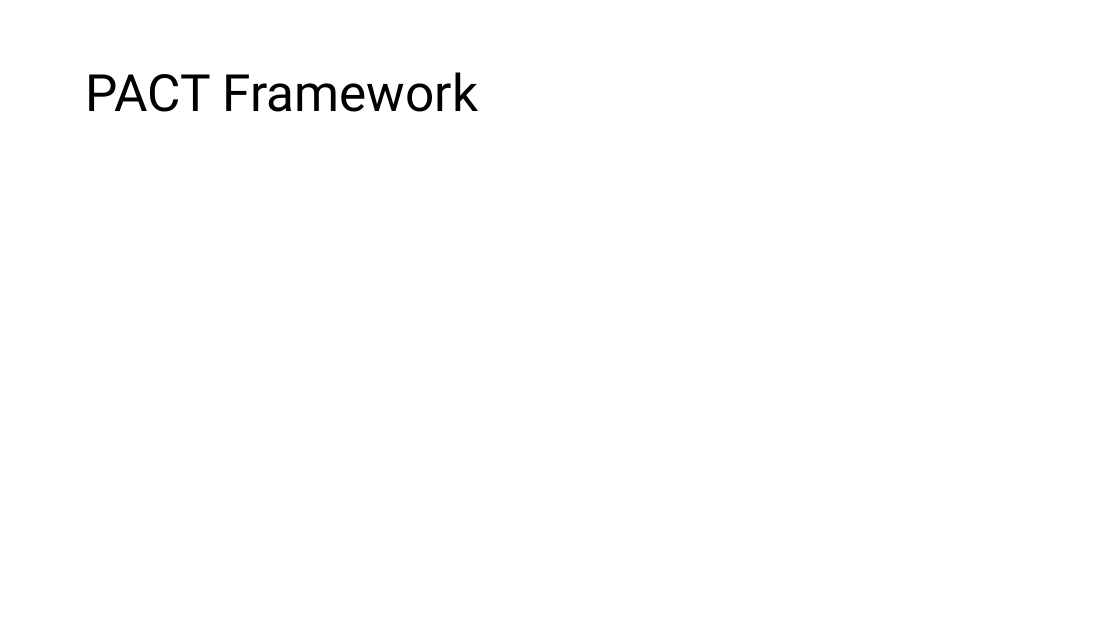
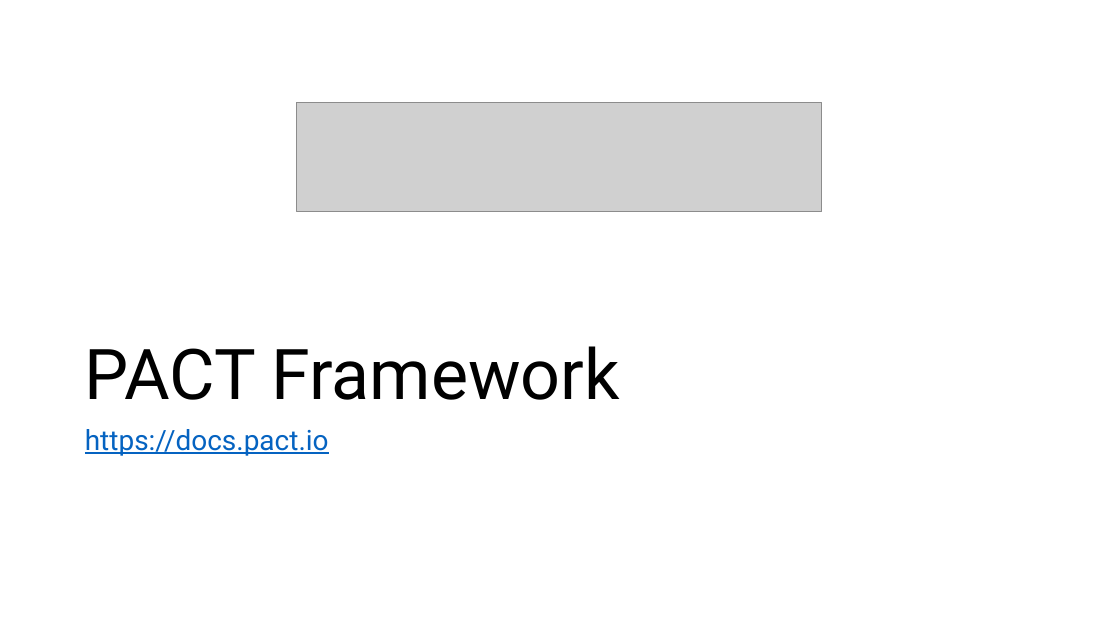
Before and after one commit to m4cx/consumer-driven-contract-testing-pact, a slide deck: slide 14 of powerpoint/Consumer-Driven Contract Tests using PACT.pptx (slide 10 before the commit). Drawn at 1120x630 pixels with LibreOffice and Linux fonts; fonts in the diff are those of the drawing; grey boxes stand for pictures. Boxes give left, top, right and bottom in pixels: in the first picture for what was removed or moved away, otherwise in the second. Text is boxed around its words. In the diff, an @@ line names an element or a change of style, - is before the commit and + after.

```diff
--- a/powerpoint/Consumer-Driven Contract Tests using PACT.pptx
+++ b/powerpoint/Consumer-Driven Contract Tests using PACT.pptx
@@ picture added at box(297, 103, 822, 212) @@
@@ title "PACT Framework": place and size @@
-title "PACT Framework" at box(85, 72, 478, 112)
+title "PACT Framework" at box(85, 346, 620, 400)
@@ title "PACT Framework" at box(85, 346, 620, 400): size 44 to 60 pt; vertical alignment middle to bottom @@
@@ text added at box(85, 429, 329, 456), 24 pt, text #0563C1, underline @@
+https://docs.pact.io
```
Also in this commit, not shown: 5 other slides changed, 7 slides added, 2 slides removed.
